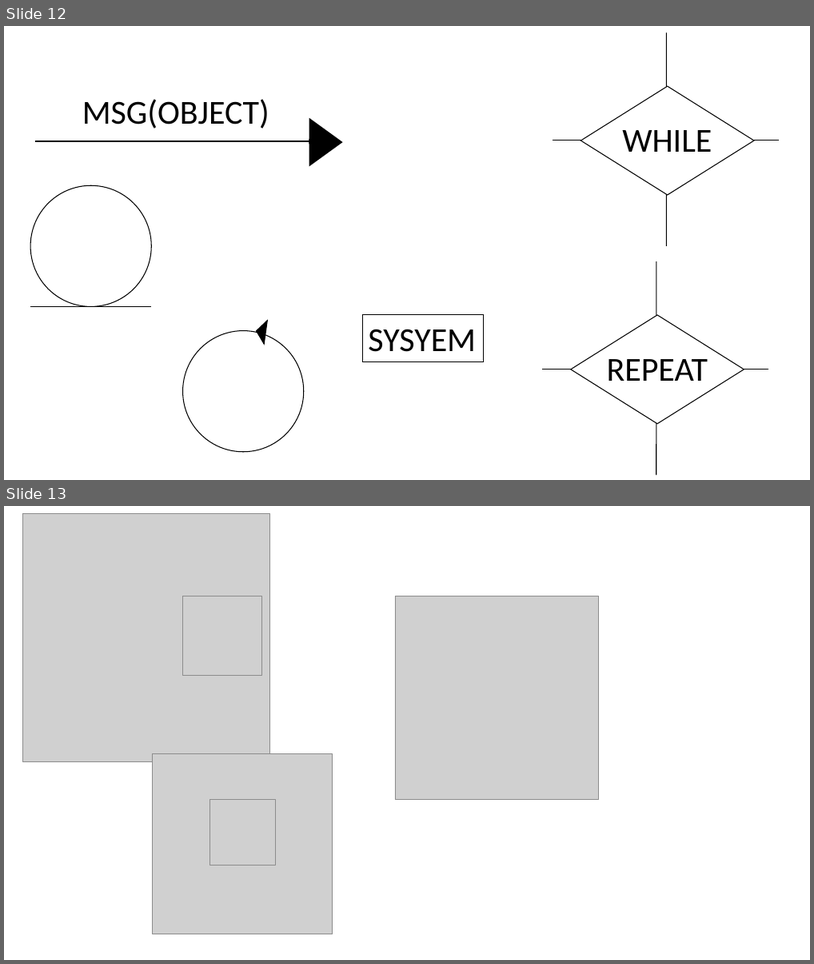
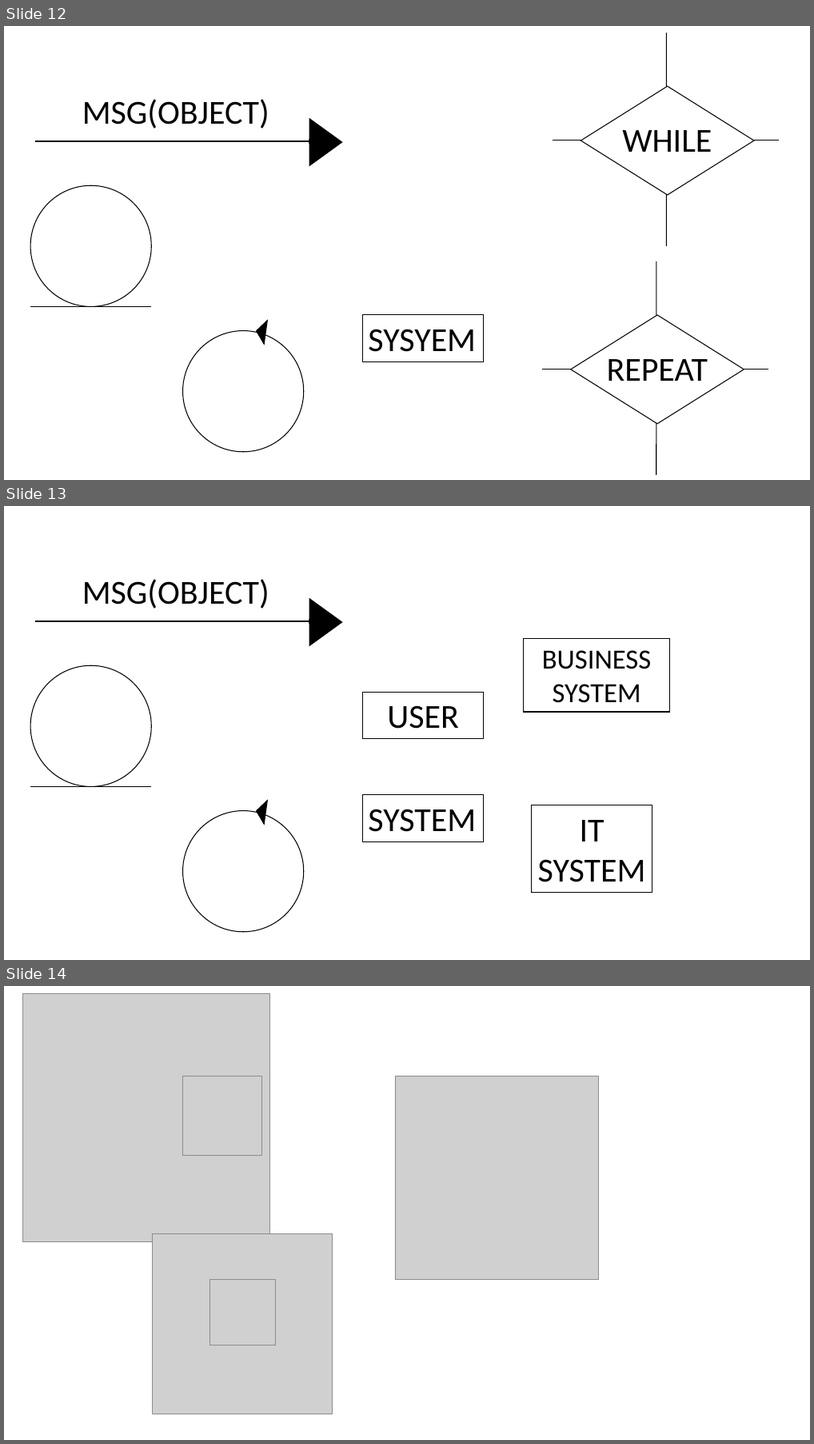
Before and after one commit to moeidriss/umlgui, a slide deck: doc/Presentation.pptx. Shown one above the other, each under a label of ours: slides 12 and 13 before the commit, slides 12, 13 and 14 after it. The pictures are 814x964 and 814x1444 pixels, drawn with LibreOffice and Linux fonts; fonts in the diff are those of the drawing; grey boxes stand for pictures. Boxes give left, top, right and bottom in pixels: in the first picture for what was removed or moved away, otherwise in the second. Text is boxed around its words. In the diff, an @@ line names an element or a change of style, - is before the commit and + after.

```diff
--- a/doc/Presentation.pptx
+++ b/doc/Presentation.pptx
@@ slide 13 added at <box>4,506,810,960</box>, background #FFFFFF @@
@@ text added at <box>82,579,270,608</box>, 40 pt, text #000000 @@
+MSG(OBJECT)
@@ triangle added at <box>310,599,342,645</box>, fill #000000, outline #000000 1 pt @@
@@ arrow added from (35, 621) to (314, 621), #000000 1.5 pt @@
@@ rectangle added at <box>524,639,670,712</box>, fill #FFFFFF, outline #000000 1 pt, 33 pt, text #000000 @@
+BUSINESS SYSTEM
@@ ellipse added at <box>30,666,152,787</box>, fill #FFFFFF, outline #000000 1 pt @@
@@ rectangle added at <box>362,692,484,738</box>, fill #FFFFFF, outline #000000 1 pt, 40 pt, text #000000 @@
+USER
@@ line added from (30, 787) to (152, 787), #000000 1.5 pt @@
@@ ellipse added at <box>183,810,304,932</box>, fill #FFFFFF, outline #000000 1 pt @@
@@ triangle added at <box>255,799,268,824</box>, fill #000000, outline #000000 1 pt @@
@@ rectangle added at <box>362,795,484,841</box>, fill #FFFFFF, outline #000000 1 pt, 40 pt, text #000000 @@
+SYSTEM
@@ rectangle added at <box>531,805,653,892</box>, fill #FFFFFF, outline #000000 1 pt, 40 pt, text #000000 @@
+IT SYSTEM
@@ what was slide 13 is now slide 14 @@
```
Also in this commit, not shown: 55 other files.
